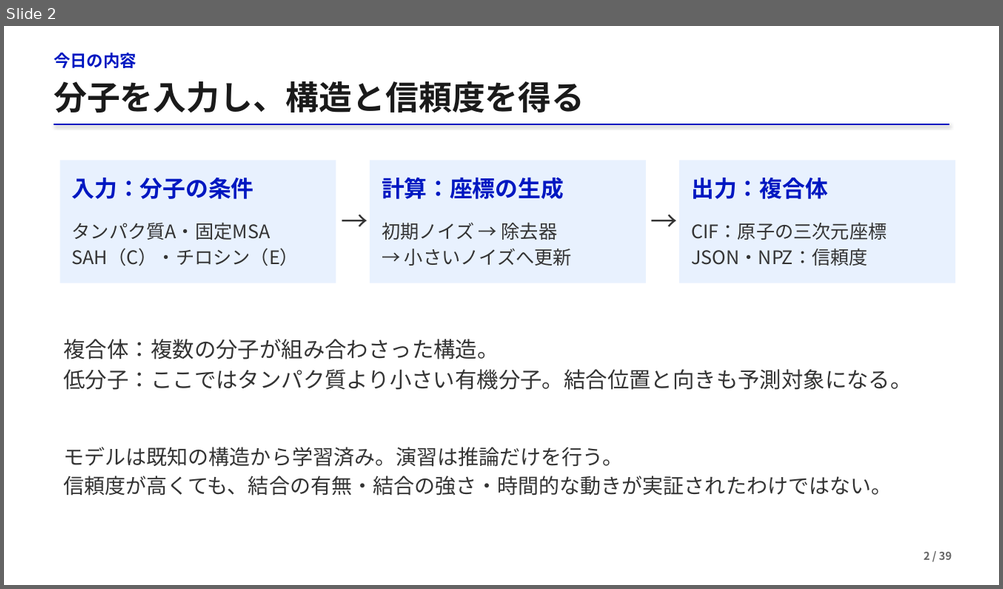
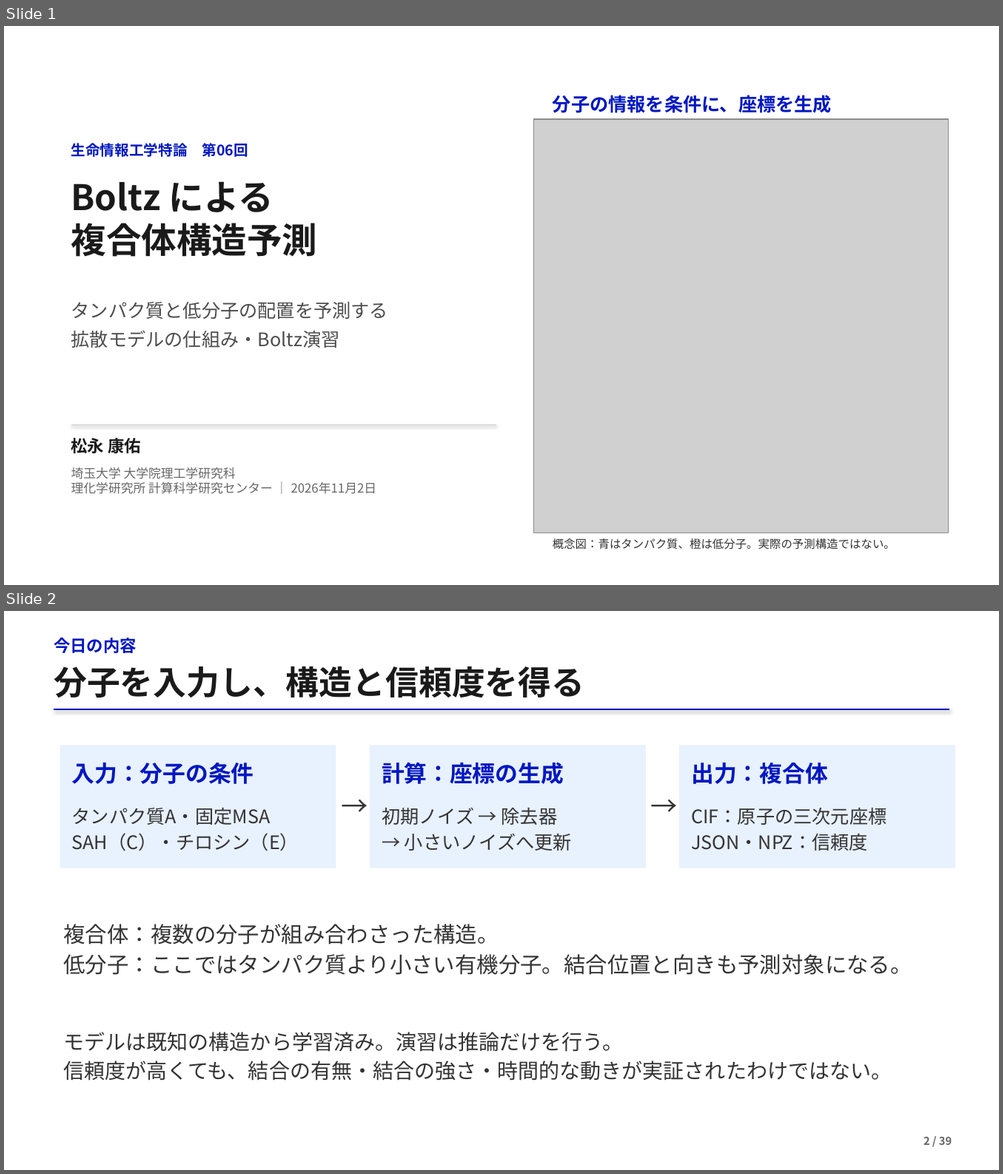
Before and after one commit to matsunagalab/lecture_bioinfo, a slide deck: 06_Boltzによる複合体構造予測/06_Boltzによる複合体構造予測.pptx. Shown one above the other, each under a label of ours: slide 2 before the commit, slides 1 and 2 after it. The pictures are 1003x589 and 1003x1174 pixels, drawn with LibreOffice and Linux fonts; fonts in the diff are those of the drawing; grey boxes stand for pictures. Boxes give left, top, right and bottom in pixels: in the first picture for what was removed or moved away, otherwise in the second. Text is boxed around its words. In the diff, an @@ line names an element or a change of style, - is before the commit and + after.

```diff
--- a/06_Boltzによる複合体構造予測/06_Boltzによる複合体構造予測.pptx
+++ b/06_Boltzによる複合体構造予測/06_Boltzによる複合体構造予測.pptx
@@ slide 1 added at (4,26,999,585), background #FFFFFF @@
@@ text added at (552,95,831,113), 18 pt, text #0017C1, bold @@
+分子の情報を条件に、座標を生成
@@ picture added at (534,119,948,534) @@
@@ text added at (71,143,248,157), 14 pt, text #0017C1, bold @@
+生命情報工学特論 第06回
@@ text added at (71,182,318,257), 34 pt, text #1A1A1A, bold @@
+Boltz による
+複合体構造予測
@@ text added at (71,302,388,348), 18 pt, text #4D4D4D @@
+タンパク質と低分子の配置を予測する
+拡散モデルの仕組み・Boltz演習
@@ line added from (71, 425) to (496, 425), #CCCCCC 1 pt @@
@@ text added at (71,438,141,454), 16 pt, text #1A1A1A, bold @@
+松永 康佑
@@ text added at (71,468,377,494), 12 pt, text #666666 @@
+埼玉大学 大学院理工学研究科
+理化学研究所 計算科学研究センター ｜ 2026年11月2日
@@ text added at (552,539,895,550), 11 pt, text #333333 @@
+概念図：青はタンパク質、橙は低分子。実際の予測構造ではない。
```
Also in this commit, not shown: 1 slide removed, 2 other files.
